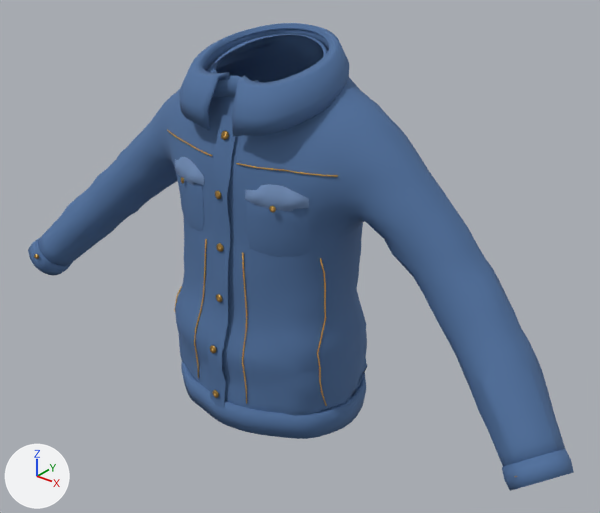
One commit to the glTF model godot/assets/wear/kurtka_jeans.glb: the scene before it, then after it.
The view is the same before and after, from a camera (50 mm lens) standing at (0.953, -1.111, 1.865) and looking at (0.062, 0.003, 1.175). The axes (+X, +Y, +Z) are drawn at lower left. The lights are the same throughout. The first picture is the older version. Where no turn or scale is listed for an object, it has been applied to the vertices. Vertices at exactly the same position are counted once.

The first picture shows 'kurtka_jeans'.
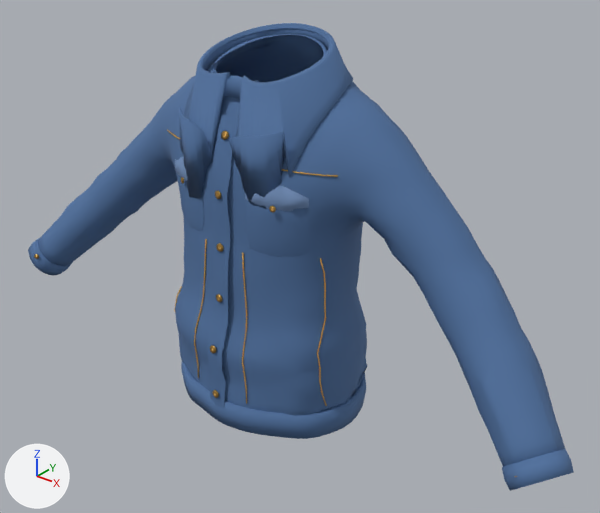
Pixel boxes (x1, y1, x2, y2) of what changed, in the pictures (600 x 513 px; the box of a moved part takes in the faces that stretch with it):
part 1 of me_kurtka_jeans, moved or reshaped: before (179, 23, 349, 136); after (51, 23, 353, 262)

What the commit changed:
me_kurtka_jeans has 4999 vertices, 9543 faces and spans x -0.656..0.657, y -0.182..0.152, z -0.03..0.693.
me_kurtka_jeans is used by ob_kurtka_jeans; location (0.0, 0.0, 0.895).
me_kurtka_jeans part 1: 668 of 4999 vertices moved; they spanned x -0.15..0.15, y -0.139..0.125, z 0.543..0.693 and now span x -0.637..0.634, y -0.166..0.133, z -0.016..0.693; mean shift (-0.019, -0.005, -0.07); largest move (0.078, 0.048, 0.66) -> (-0.635, -0.059, 0.135).
